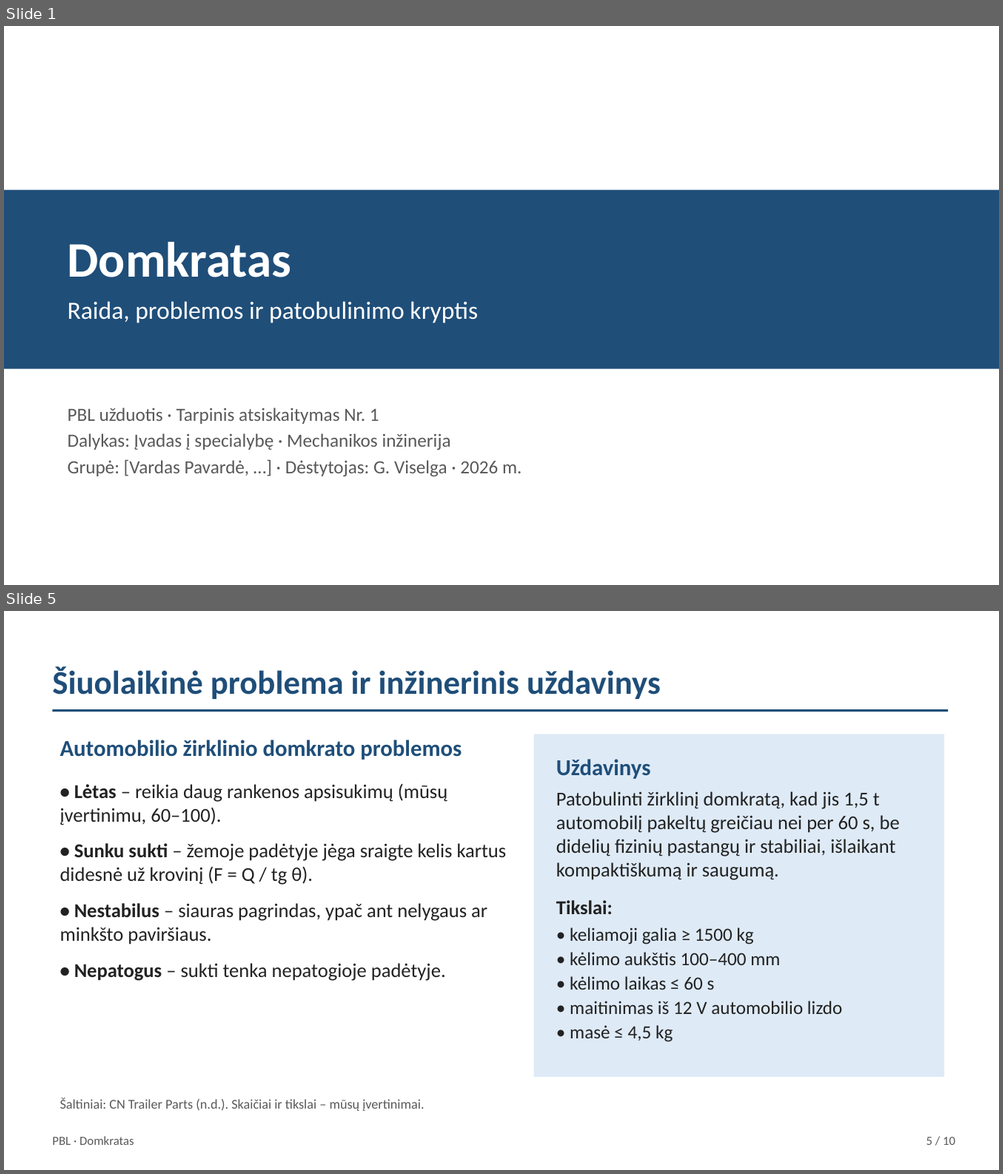
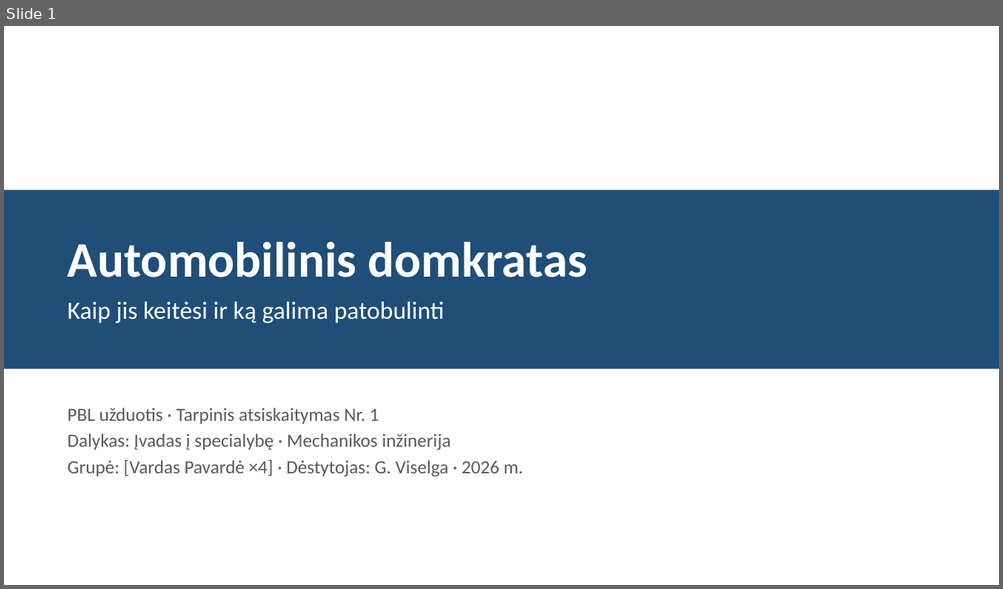
Before and after one commit to Goblinukas-beep/Ye, a slide deck: domkratas-ta1/domkratas-ta1.pptx. Shown one above the other, each under a label of ours: slides 1 and 5 before the commit, slide 1 after it; the slides between them are not shown. The pictures are 1003x1174 and 1003x589 pixels, drawn with LibreOffice and Linux fonts; fonts in the diff are those of the drawing. Boxes give left, top, right and bottom in pixels: in the first picture for what was removed or moved away, otherwise in the second. Text is boxed around its words. In the diff, an @@ line names an element or a change of style, - is before the commit and + after.

```diff
--- a/domkratas-ta1/domkratas-ta1.pptx
+++ b/domkratas-ta1/domkratas-ta1.pptx
@@ slide 5 removed at (4, 611, 999, 1170), background #FFFFFF @@
@@ text removed at (52, 667, 660, 699) @@
-Šiuolaikinė problema ir inžinerinis uždavinys
@@ rectangle removed at (53, 709, 948, 712) @@
@@ text removed at (60, 740, 461, 760) @@
-Automobilio žirklinio domkrato problemos
@@ rectangle removed at (534, 734, 944, 1077) @@
@@ text removed at (556, 759, 899, 1042) @@
-Uždavinys
-Patobulinti žirklinį domkratą, kad jis 1,5 t automobilį pakeltų greičiau nei per 60 s, be didelių fizinių pastangų ir stabiliai, išlaikant kompaktiškumą ir saugumą.
-Tikslai:
-• keliamoji galia ≥ 1500 kg
-• kėlimo aukštis 100–400 mm
-• kėlimo laikas ≤ 60 s
-• maitinimas iš 12 V automobilio lizdo
-• masė ≤ 4,5 kg
@@ text removed at (60, 783, 506, 981) @@
-• Lėtas – reikia daug rankenos apsisukimų (mūsų įvertinimu, 60–100).
-• Sunku sukti – žemoje padėtyje jėga sraigte kelis kartus didesnė už krovinį (F = Q / tg θ).
-• Nestabilus – siauras pagrindas, ypač ant nelygaus ar minkšto paviršiaus.
-• Nepatogus – sukti tenka nepatogioje padėtyje.
@@ text removed at (60, 1098, 424, 1111) @@
-Šaltiniai: CN Trailer Parts (n.d.). Skaičiai ir tikslai – mūsų įvertinimai.
@@ text removed at (52, 1136, 134, 1145) @@
-PBL · Domkratas
@@ text removed at (926, 1137, 955, 1145) @@
-5 / 10
@@ slide 1 changed as well @@
@@ text at (68, 242, 587, 278): text changed @@
-Domkratas
+Automobilinis domkratas
@@ text at (68, 301, 444, 323): text changed @@
-Raida, problemos ir patobulinimo kryptis
+Kaip jis keitėsi ir ką galima patobulinti
@@ text at (68, 460, 523, 477): text changed @@
-Grupė: [Vardas Pavardė, …] · Dėstytojas: G. Viselga · 2026 m.
+Grupė: [Vardas Pavardė ×4] · Dėstytojas: G. Viselga · 2026 m.
```
Also in this commit, not shown: 2 other slides changed, 9 slides added, 6 other slides removed, 8 other files.
